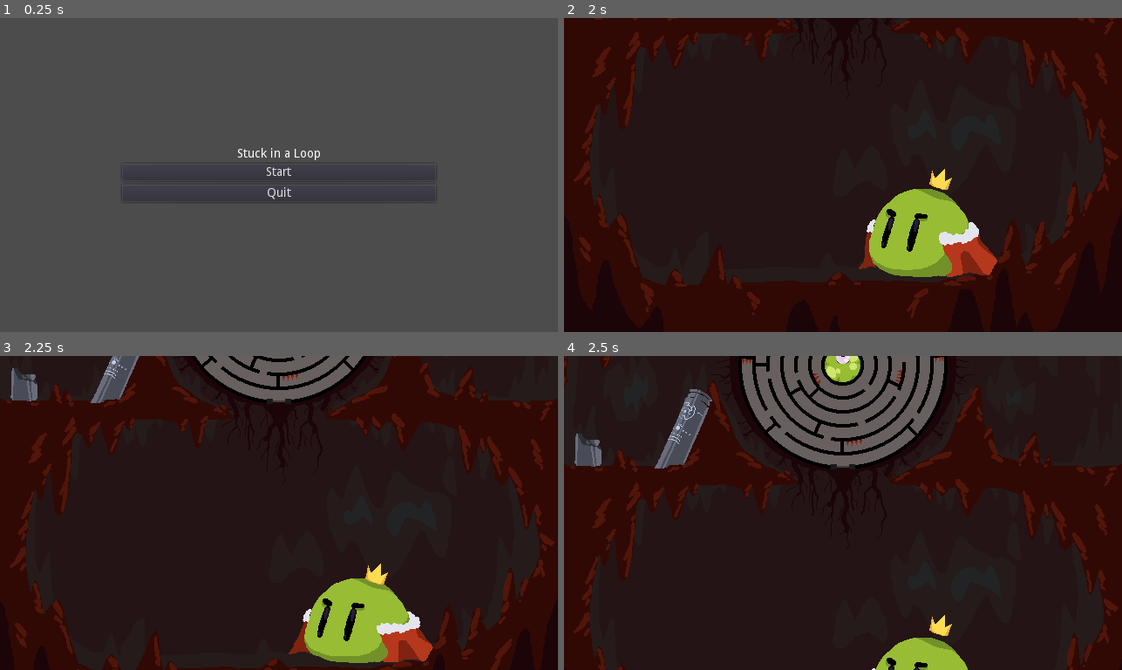
Above: before the commit, frames 1-4 (two rows, left to right).
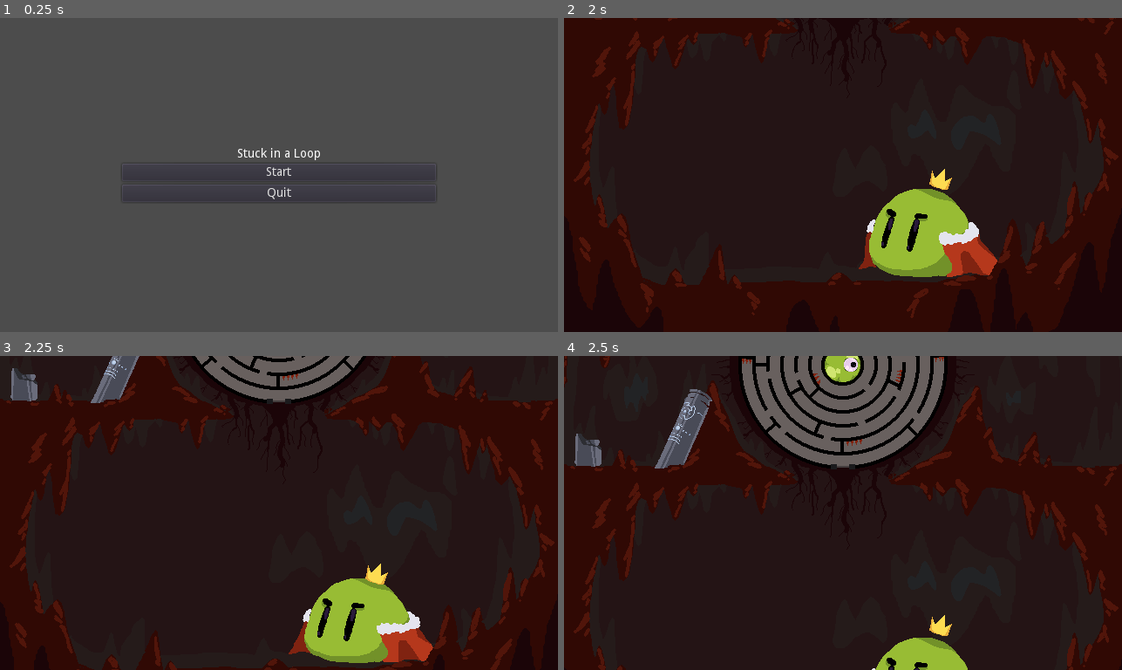
Above: after the commit, the same moments.

Repository: silvrgear/Ludum-Dare-game
Game: Godot game, scene res://scenes/MainMenu.tscn
Same seed, same stepped clock (60 frames per second), same inputs: the game is played once before the commit and once after it.
Inputs (mouse positions are in pixels of both pictures, inside the frame that each line leads up to):
- Up to frame 1 (0.25 s): no input
- Up to frame 2 (2 s): click "Start" at 0.5 s; move the mouse to (965, 159) at 1.27 s; press the mouse at (965, 159) at 1.28 s
- Up to frame 3 (2.25 s): move the mouse to (167, 528) at 2.02 s; release the mouse at (167, 528) at 2.03 s; tap D (rotate_clockwise) at 2.1 s
- Up to frame 4 (2.5 s): no input

Frames 1-3 are identical in both runs. In frame 4, 0.1% of the frame differs, in the area x 48-53%, y 0-5%.

Commit message:
Update
-Eyes will now look on more clump of slimes

Diff:
--- a/entities/Loop.tscn
+++ b/entities/Loop.tscn
@@ -41,13 +41,17 @@
 }
 
 [node name="Loop" type="StaticBody2D"]
+input_pickable = true
 script = ExtResource( 1 )
 
 [node name="Sprite" type="Sprite" parent="."]
 texture = ExtResource( 2 )
 
-[node name="Eye" type="Sprite" parent="."]
-position = Vector2( 0, -9 )
+[node name="Node2D" type="Node2D" parent="."]
+
+[node name="Eye" type="Sprite" parent="Node2D"]
+position = Vector2( 9, 0 )
+rotation = 1.5708
 texture = ExtResource( 4 )
 
 [node name="CollisionPolygon2D" type="CollisionPolygon2D" parent="."]
--- a/entities/Slime.tscn
+++ b/entities/Slime.tscn
@@ -66,6 +66,9 @@
 "values": [ 3, 4, 5, 6 ]
 }
 
+[sub_resource type="CircleShape2D" id=5]
+radius = 13.0416
+
 [node name="Slime" type="RigidBody2D" groups=[
 "slime",
 ]]
@@ -100,5 +103,10 @@
 autoplay = "idle"
 anims/idle = SubResource( 2 )
 anims/pop = SubResource( 3 )
+
+[node name="peer" type="Area2D" parent="."]
+
+[node name="CollisionShape2D" type="CollisionShape2D" parent="peer"]
+shape = SubResource( 5 )
 [connection signal="body_entered" from="." to="." method="_on_Slime_body_entered"]
 [connection signal="animation_finished" from="AnimationPlayer" to="." method="_on_AnimationPlayer_animation_finished"]
--- a/script/Loop.gd
+++ b/script/Loop.gd
@@ -9,6 +9,8 @@
 var endAngle
 
 export (int) var number_of_slimes
+var slimes_inside = []
+var slime_to_look = null
 
 func _ready():
 	pass
@@ -41,9 +43,13 @@
 func _physics_process(delta):
 	if control == true:
 		rotation_degrees += rotation_direction * rotation_speed
-#	if number_of_slimes <= 0:
-#		blockade()
 
+	for slime in slimes_inside:
+		slime_to_look = slime
+		if slime.slime_nearby > slime_to_look.slime_nearby:
+			slime_to_look = slime
+	if slime_to_look != null:
+		$Node2D.look_at(slime_to_look.global_position)
 	pass
 
 func blockade():
@@ -55,6 +61,7 @@
 func _on_slime_scanner_body_entered(body):
 	if body.is_in_group("slime"):
 		number_of_slimes -= 1
+		slimes_inside.append(body)
 	#close gate when everyone is inside
 	if number_of_slimes <= 0:
 		$AnimationPlayer.play_backwards("open")
--- a/script/Slime.gd
+++ b/script/Slime.gd
@@ -1,9 +1,12 @@
 extends RigidBody2D
+
+var slime_nearby = 1
 
 func killed():
 	$AnimationPlayer.play("pop")
 
-
+func _physics_process(delta):
+	slime_nearby += len($peer.get_overlapping_bodies())
 func _on_AnimationPlayer_animation_finished(anim_name):
 	if anim_name == "pop":
 		self.queue_free()
Not shown: 1 places in entities/Slime.tscn that only renumber resources
